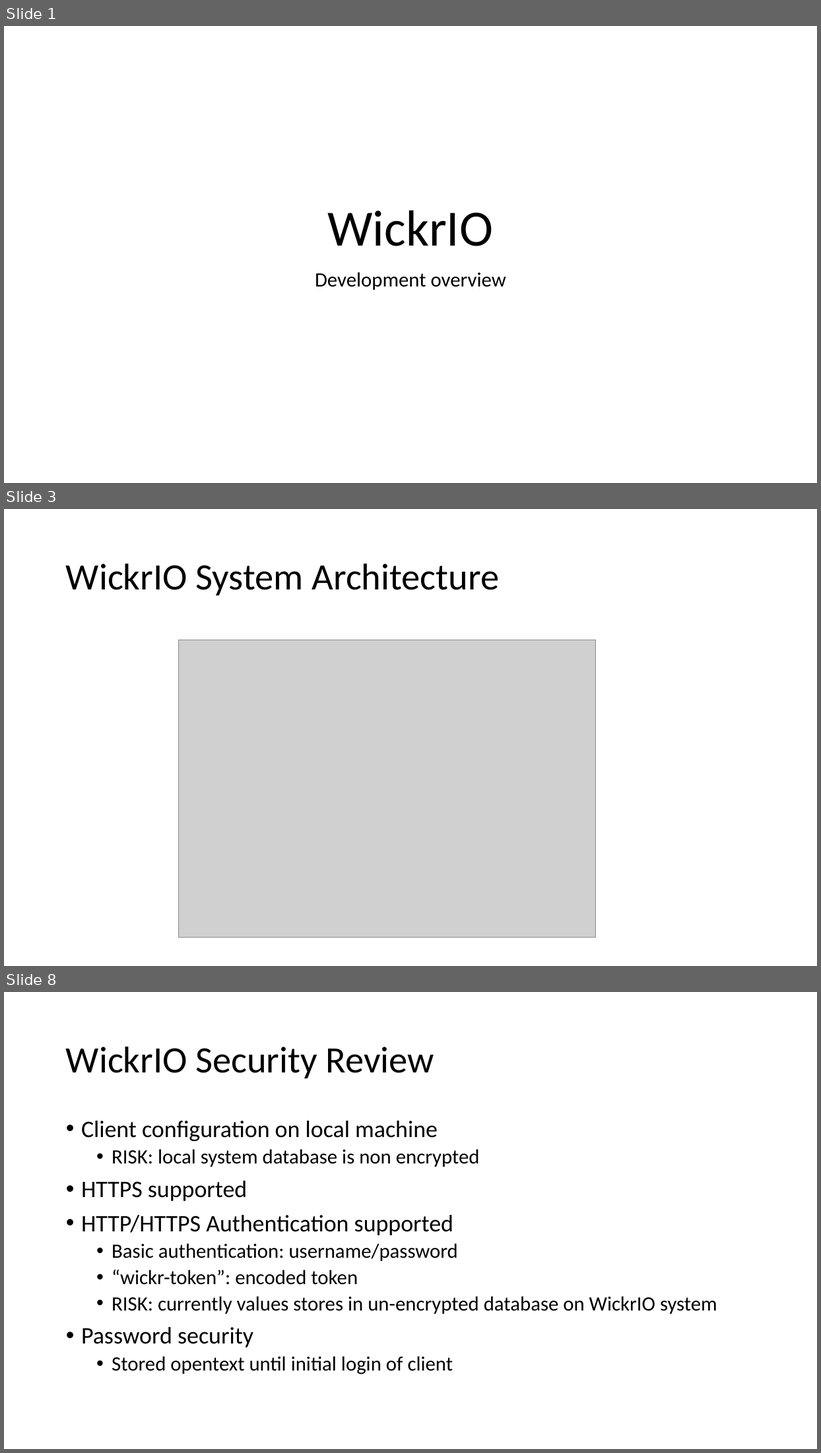
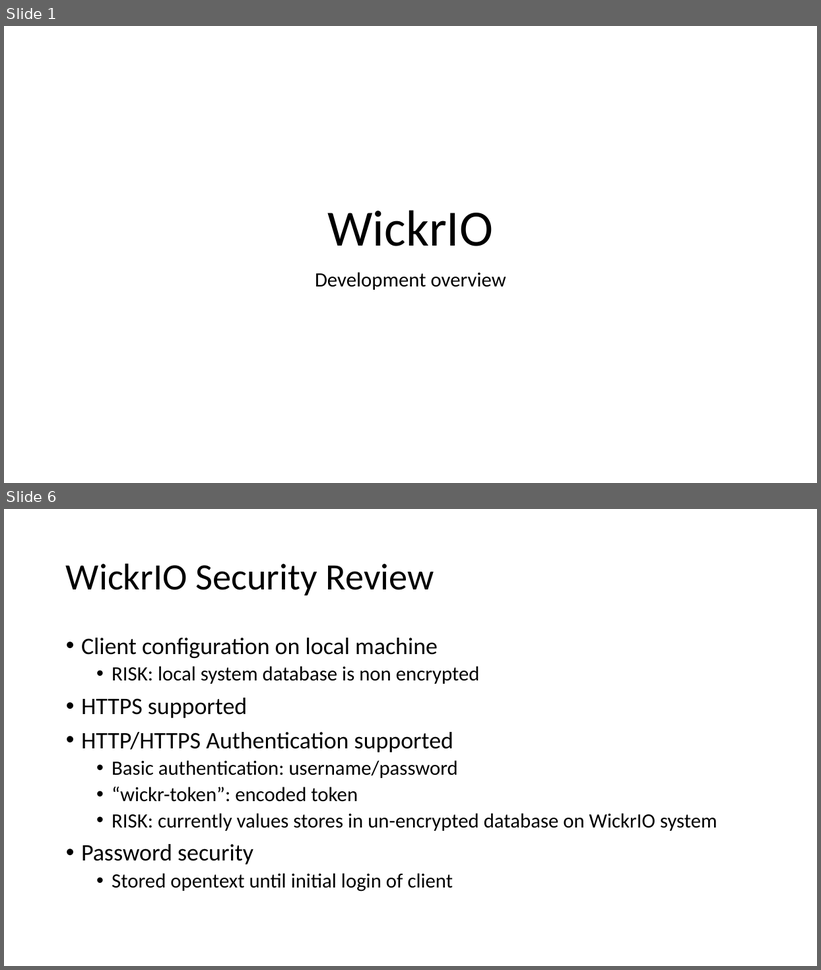
Before and after one commit to WickrInc/wickrio_addon, a slide deck: docs/design/WickrIO_DevelopmentOverview.pptx. Shown one above the other, each under a label of ours: slides 1, 3 and 8 before the commit, slides 1 and 6 after it; the slides between them are not shown. The pictures are 821x1453 and 821x970 pixels, drawn with LibreOffice and Linux fonts; fonts in the diff are those of the drawing; grey boxes stand for pictures. Boxes give left, top, right and bottom in pixels: in the first picture for what was removed or moved away, otherwise in the second. Text is boxed around its words. In the diff, an @@ line names an element or a change of style, - is before the commit and + after.

```diff
--- a/docs/design/WickrIO_DevelopmentOverview.pptx
+++ b/docs/design/WickrIO_DevelopmentOverview.pptx
@@ slide 3 removed at (x1=4, y1=509, x2=817, y2=966), background #FFFFFF @@
@@ title removed at (x1=66, y1=563, x2=500, y2=595) @@
-WickrIO System Architecture
@@ picture removed at (x1=178, y1=640, x2=596, y2=938) @@
@@ what was slide 8 is now slide 6 @@
```
Also in this commit, not shown: 2 slides changed, 2 slides added, 3 other slides removed.
